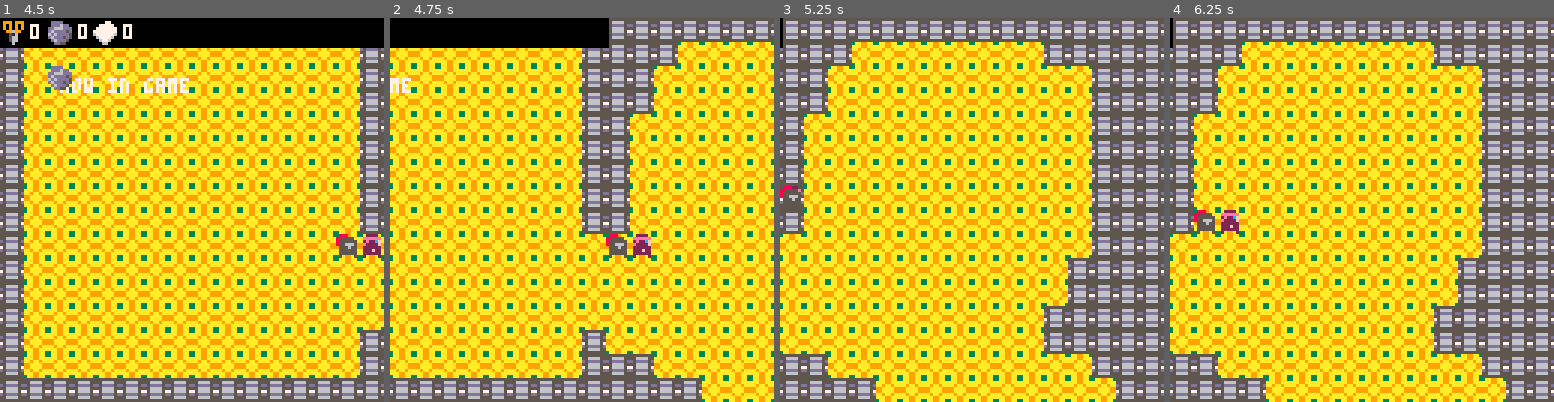
Above: before the commit, frames 1-4 (left to right).
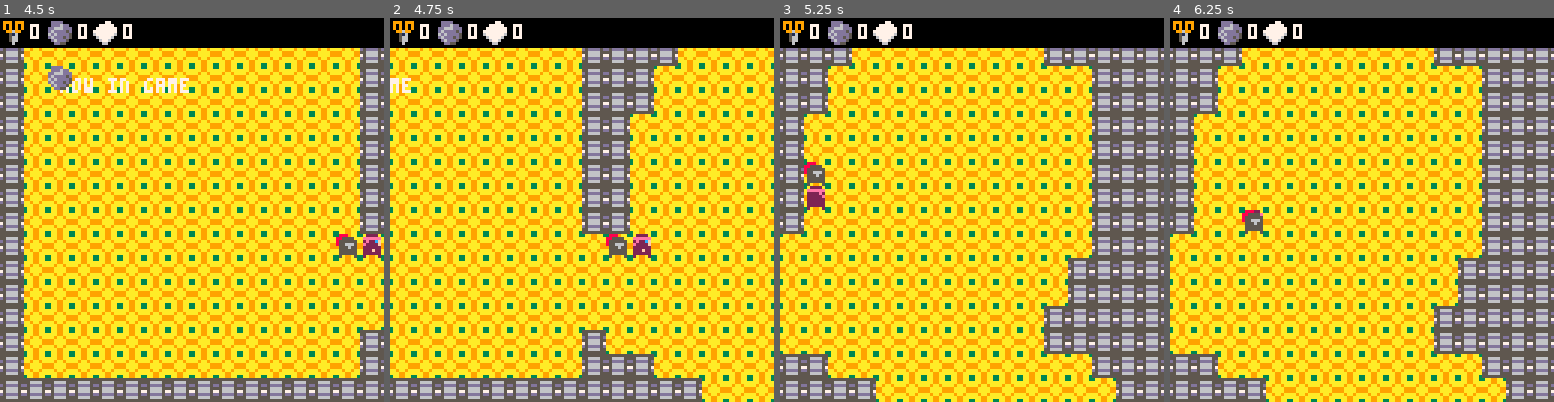
Above: after the commit, the same moments.

Repository: Braxmaster/Gamejam3012
Game: PICO-8 cartridge game.p8
Two runs of this game, one before a commit and one after it. Both use one fixed random seed, a clock stepped at 60 frames per second and the inputs below.
Inputs:
- Up to frame 1 (4.5 s): tap X (X key) at 0.33, 1.07, 1.85, 2.97, 4.08 s; tap O (Z key) at 0.7, 1.7, 2.1, 2.5, 2.9, 3.3, 3.7, 4.1 s; hold Right 1.6-2.1 s; hold Up 2.15-2.42 s; hold Right 2.47-3.03 s; hold Left 3.08-3.58 s; hold Down 3.63-3.97 s; hold Right from 4.02 s (still down)
- Up to frame 2 (4.75 s): tap O (Z key) at 4.5 s; release Right at 4.68 s; hold Up from 4.73 s (still down)
- Up to frame 3 (5.25 s): tap O (Z key) at 4.9 s; release Up at 5.03 s; hold Left from 5.08 s (still down); tap X (X key) at 5.2 s
- Up to frame 4 (6.25 s): tap O (Z key) at 5.3, 5.7, 6.1 s; release Left at 5.68 s; hold Down 5.73-6.03 s; hold Right from 6.08 s (still down)

Frame 1 is identical in both runs. In frame 2, 4.3% of the frame differs, in the area x 0-100%, y 0-8%; in frame 3, 8.3%; in frame 4, 8.4%, in the area x 0-100%, y 0-57%.

Commit message:
Make inventory and collision work with camera

Diff:
--- a/game.p8
+++ b/game.p8
@@ -167,17 +167,10 @@
 
 -- checks if the x, y pixel position is blocked by a wall
 function pixel_is_blocked(x, y)
-   if not is_legal_pixel(x, y) then
-      return false
-   end
-   cellx = flr(x / 8)
-   celly = flr(y / 8)
-   sprite = mget(cellx, celly)
-   return fget(sprite, tile_info.wall_tile)
-end
-
-function is_legal_pixel(x, y)
-  return not (x < 0 or y < 0 or x > 127 or y > 127)
+  cellx = flr(x / 8)
+  celly = flr(y / 8)
+  sprite = mget(cellx, celly)
+  return fget(sprite, tile_info.wall_tile)
 end
 
 function update_cam()
@@ -198,7 +191,7 @@
     elseif player.x >= cam.x + 128 then
       cam.moving = true
       cam.dir = c_dir_right
-    elseif player.y < cam.y then
+    elseif player.y < cam.y + 8 then
       cam.moving = true
       cam.dir = c_dir_up
     elseif player.y >= cam.y + 128 then
@@ -227,7 +220,7 @@
 end
 
 function cam_at_grid_point()
-  return cam.x % 128 == 0 and cam.y % 128== 0
+  return cam.x % 128 == 0 and cam.y % 120== 0
 end
 -->8
 -- draw functions --
@@ -261,13 +254,13 @@
 end
 
 function draw_menu()
-  rectfill(0, 0, 128, 9, 0)
-  spr(spr_scissors, 0, 1)
-  print(tostr(player.scissors), 10, 2, 7)
-  spr(spr_stones, 16, 1)
-  print(tostr(player.stones), 26, 2, 7)
-  spr(spr_paper, 31, 1)
-  print(tostr(player.papers), 41, 2, 7)
+  rectfill(cam.x, cam.y, cam.x + 128, cam.y + 9, 0)
+  spr(spr_scissors, cam.x + 0, cam.y + 1)
+  print(tostr(player.scissors), cam.x + 10, cam.y + 2, 7)
+  spr(spr_stones, cam.x + 16, cam.y + 1)
+  print(tostr(player.stones), cam.x + 26, cam.y + 2, 7)
+  spr(spr_paper, cam.x + 31, cam.y + 1)
+  print(tostr(player.papers), cam.x + 41, cam.y + 2, 7)
 end
 
 function draw_items()
